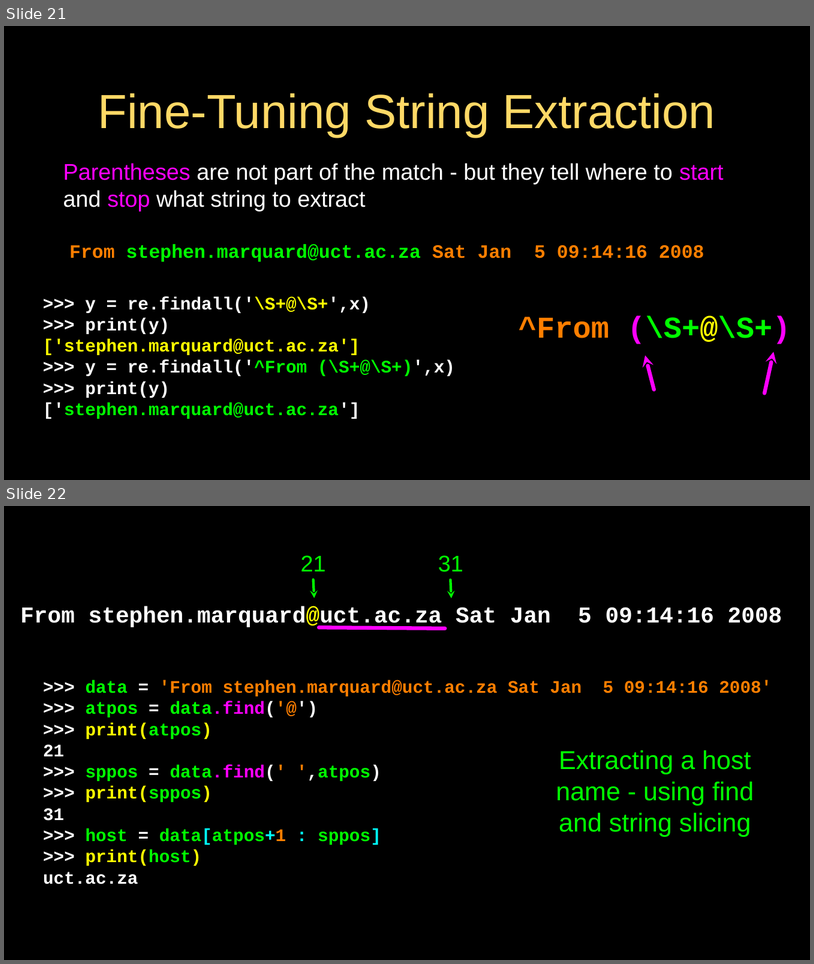
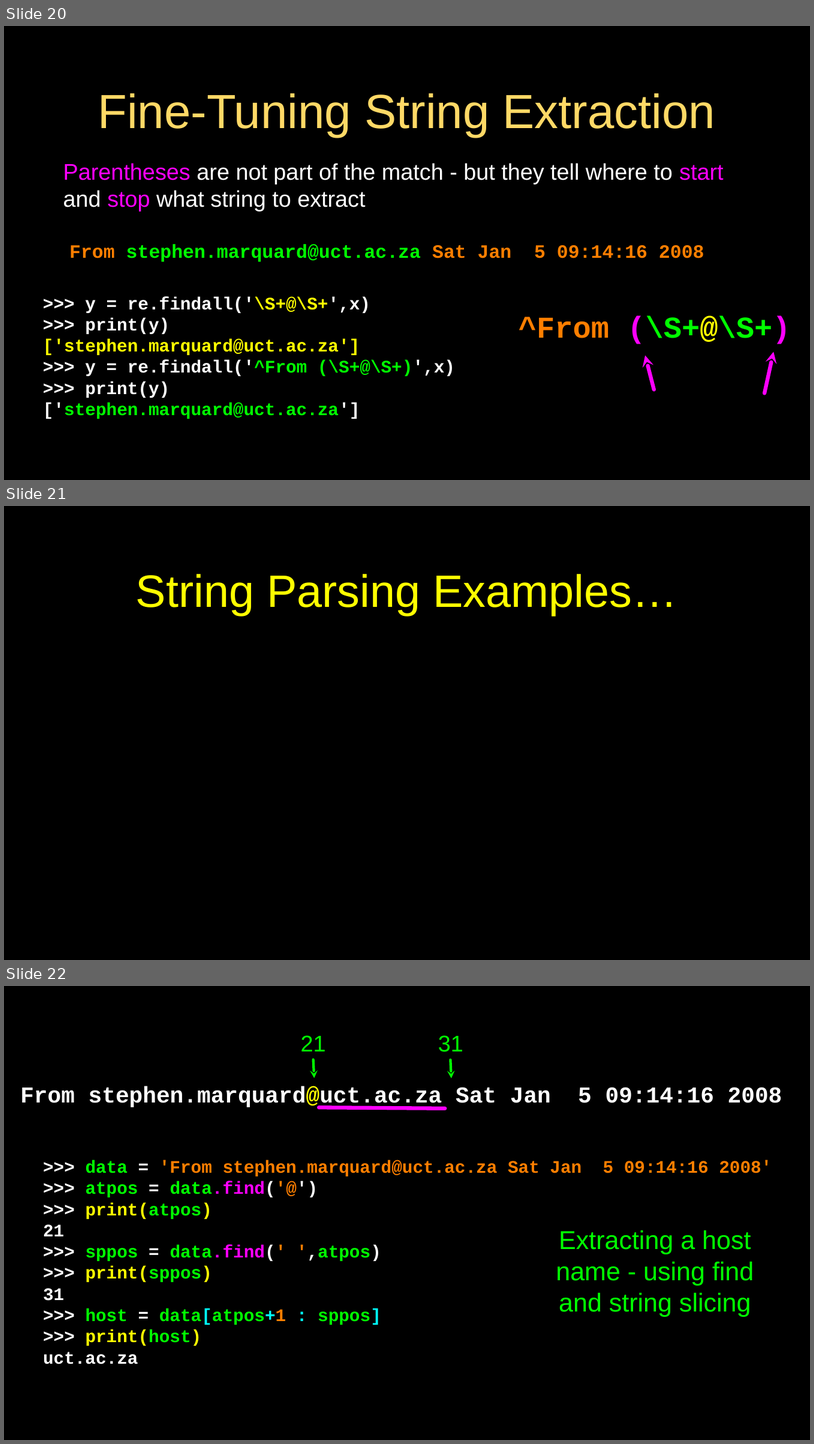
Before and after one commit to csev/py4e, a slide deck: lectures3/Pythonlearn-11-Regex.pptx. Shown one above the other, each under a label of ours: slides 21 and 22 before the commit, slides 20, 21 and 22 after it. The pictures are 814x964 and 814x1444 pixels, drawn with LibreOffice and Linux fonts; fonts in the diff are those of the drawing. Boxes give left, top, right and bottom in pixels: in the first picture for what was removed or moved away, otherwise in the second. Text is boxed around its words. In the diff, an @@ line names an element or a change of style, - is before the commit and + after.

```diff
--- a/lectures3/Pythonlearn-11-Regex.pptx
+++ b/lectures3/Pythonlearn-11-Regex.pptx
@@ slide 21 added at (x1=4, y1=506, x2=810, y2=960), background #000000; not listed: 1 template element that a slide beside it also shows @@
@@ title added at (x1=136, y1=574, x2=678, y2=615), 72 pt, text #FFFF00 @@
+String Parsing Examples…
@@ what was slide 21 is now slide 20 @@
```
Also in this commit, not shown: 1 slide changed, 1 other slide added, 2 slides removed, 6 other files.
